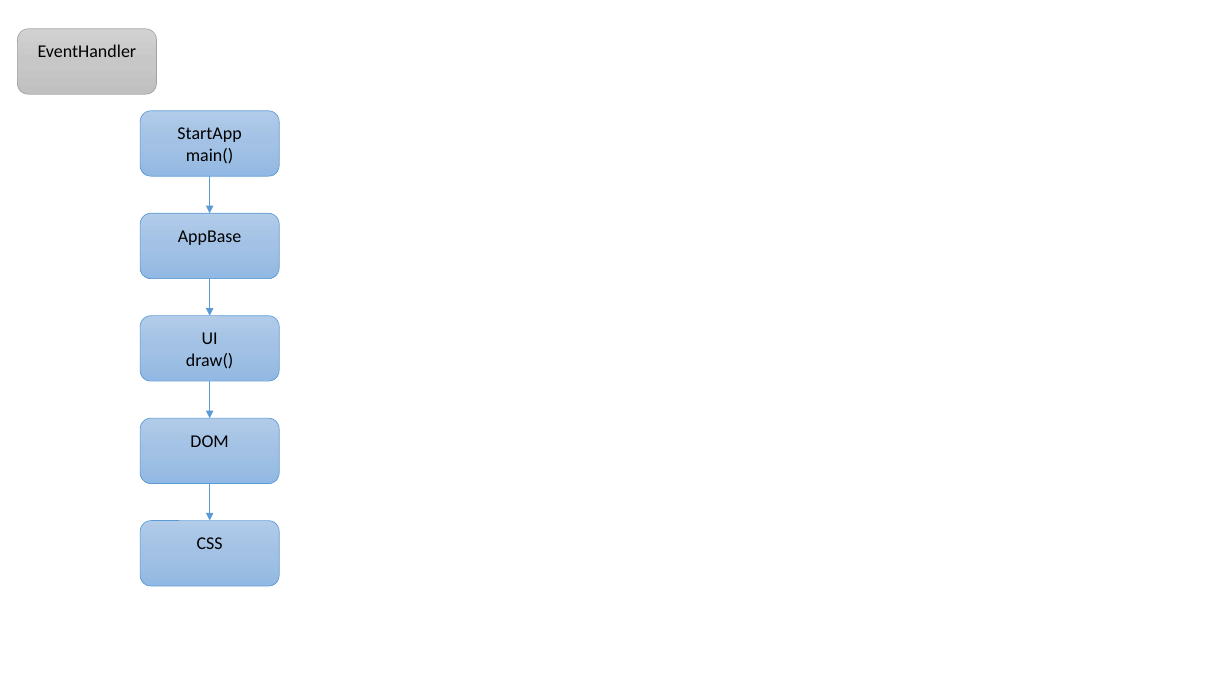
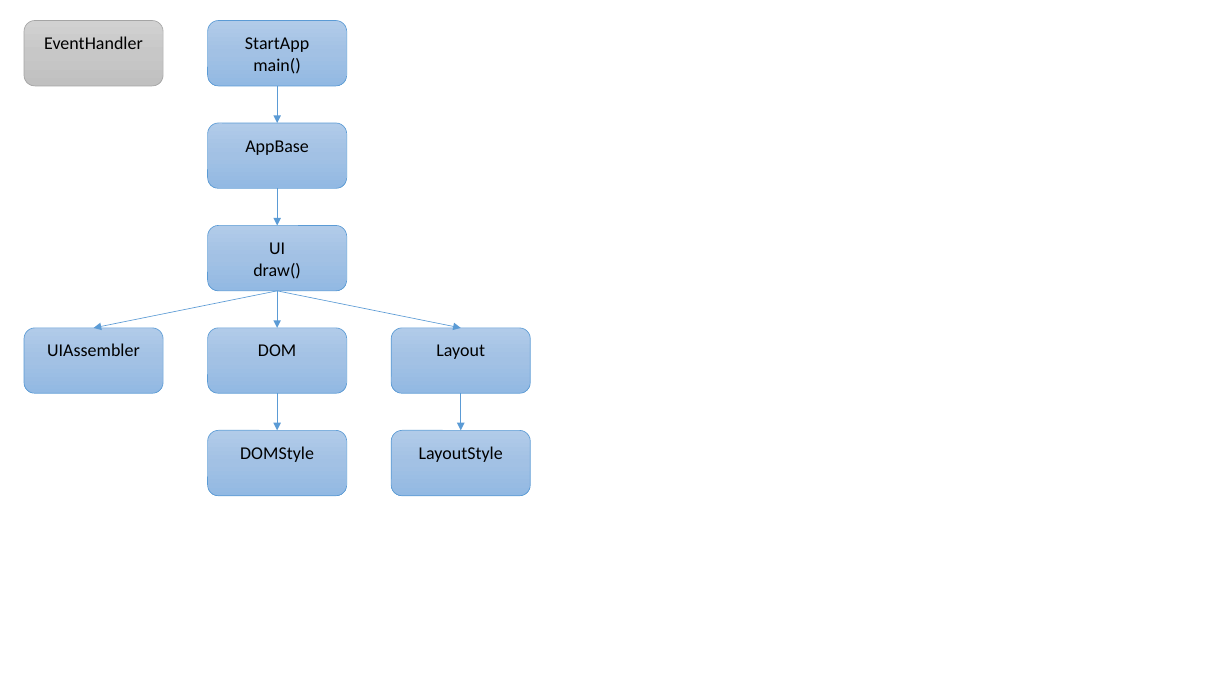
Before and after one commit to syunta/Sort-Algorithm, a slide deck: slide 1 of クラス図.pptx. Drawn at 1232x693 pixels with LibreOffice and Linux fonts; fonts in the diff are those of the drawing. Boxes give left, top, right and bottom in pixels: in the first picture for what was removed or moved away, otherwise in the second. Text is boxed around its words. In the diff, an @@ line names an element or a change of style, - is before the commit and + after.

Commit message:
クラス図を加筆

```diff
--- a/クラス図.pptx
+++ b/クラス図.pptx
@@ rounded rectangle "EventHandler": place and size @@
-rounded rectangle "EventHandler" at [18,29,157,94]
+rounded rectangle "EventHandler" at [24,20,164,86]
@@ arrow added from (277, 291) to (93, 328), #5B9BD5 0.5 pt @@
@@ 4 arrows: place and size @@
-4 arrows at [210,177,210,520]
+4 arrows at [277,86,277,431]
@@ arrow added from (277, 291) to (461, 328), #5B9BD5 0.5 pt @@
@@ rounded rectangle added at [24,328,164,394], fill gradient #B1CBE9 to #A3C1E5 to #93B9E4, outline #5B9BD5 0.5 pt, 14 pt, text #000000 @@
+UIAssembler
@@ rounded rectangle added at [391,328,531,394], fill gradient #B1CBE9 to #A3C1E5 to #93B9E4, outline #5B9BD5 0.5 pt, 14 pt, text #000000 @@
+Layout
@@ arrow added from (461, 394) to (461, 431), #5B9BD5 0.5 pt @@
@@ 5 rounded rectangles: place and size @@
-5 rounded rectangles at [140,111,280,586]
+5 rounded rectangles at [208,20,348,496]
@@ text in rounded rectangle at [240,446,314,462]: text changed @@
-CSS
+DOMStyle
@@ rounded rectangle added at [391,431,531,496], fill gradient #B1CBE9 to #A3C1E5 to #93B9E4, outline #5B9BD5 0.5 pt, 14 pt, text #000000 @@
+LayoutStyle
```
